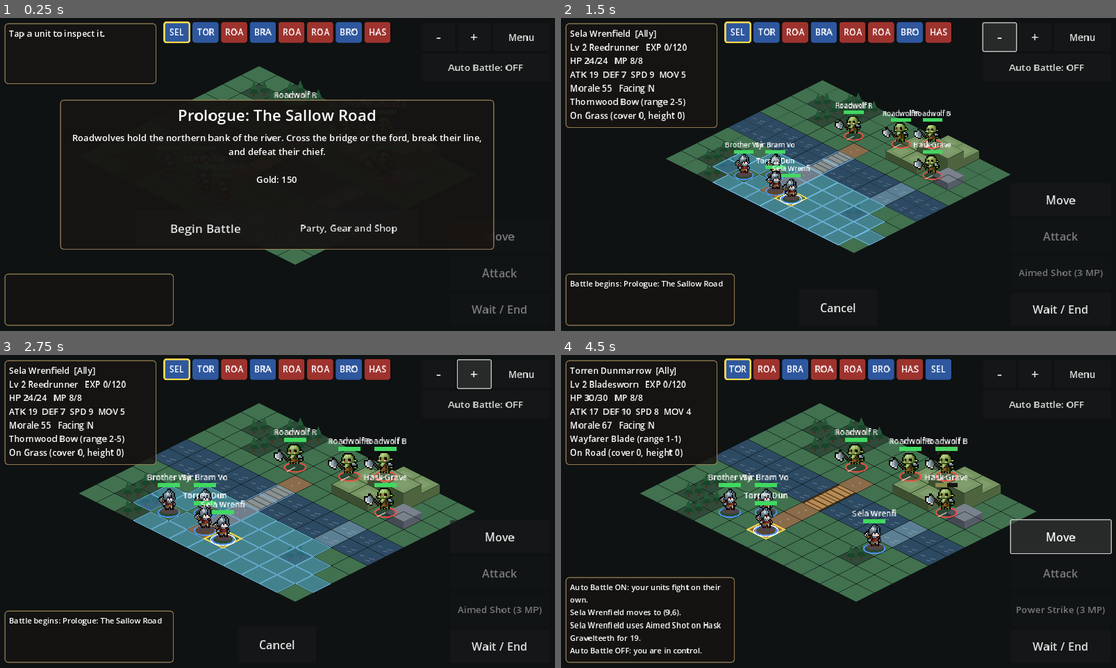
Above: before the commit, frames 1-4 (two rows, left to right).
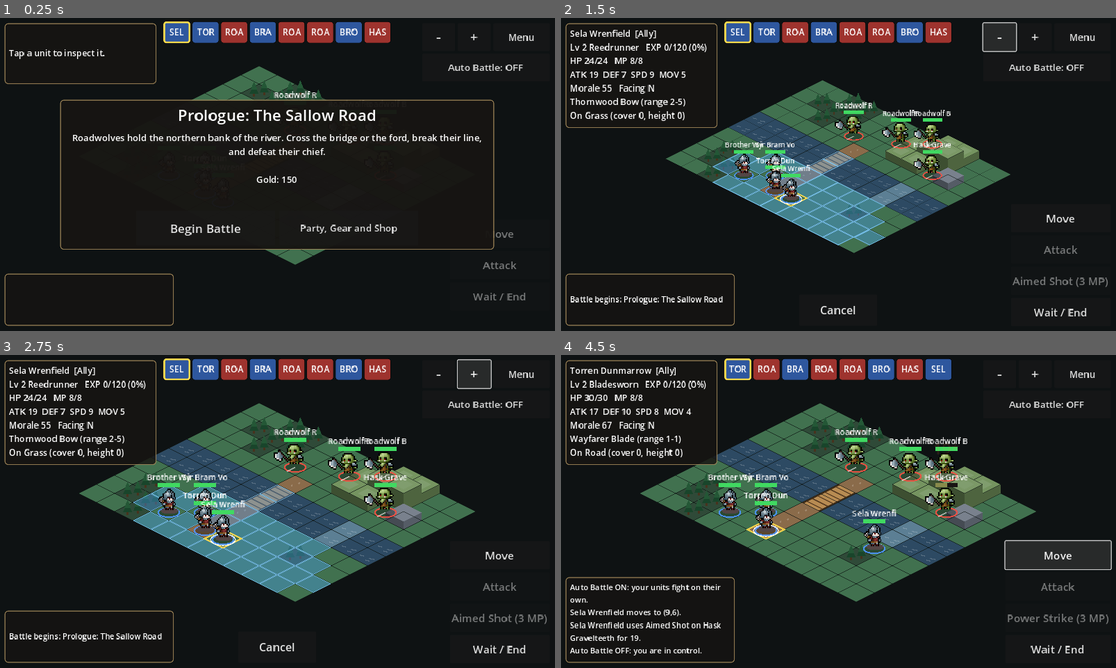
Above: after the commit, the same moments.

Repository: ninjun42215-gif/KindleWake
Game: Godot game, scene res://Main.tscn
The game is run twice, just before and just after one commit, with the same random seed, the same clock (stepped at 60 frames per second) and the same inputs. This scene is started directly instead of the project's main scene.
Inputs:
- Up to frame 1 (0.25 s): no input
- Up to frame 2 (1.5 s): click "Begin Battle" at 0.5 s; click "-" at 1.25 s
- Up to frame 3 (2.75 s): click "+" at 2 s
- Up to frame 4 (4.5 s): click "Auto Battle: OFF" at 2.75 s; click "Auto Battle: ON" at 3.5 s; click "Move" at 4.25 s

The runs differ from the first frame. In frame 1, 0.7% of the frame differs, in the area x 1-95%, y 3-95%; in frame 2, 1.5%; in frame 3, 1.5%; in frame 4, 2.4%, in the area x 22-100%, y 8-96%.

Commit message:
Redesign battle HUD and remove grind/story mode buttons

Diff:
--- a/Kindlewake/scripts/ui/battle_scene.gd
+++ b/Kindlewake/scripts/ui/battle_scene.gd
@@ -67,6 +67,8 @@
 var result_panel: PanelContainer
 var result_title: Label
 var result_text: Label
+var result_scroll: ScrollContainer
+var prep_scroll: ScrollContainer
 var prep_panel: PanelContainer          # shown before every battle: briefing, Party / Gear / Shop, Begin
 var prep_title: Label
 var prep_text: Label
@@ -422,18 +424,8 @@
     _set_zoom(camera.zoom.x / 1.15)
 
 
-func _on_skirmish_pressed() -> void:
-    battle_def = GameState.skirmish_def()
-    _start_battle()
-
-
 func _on_world_pressed() -> void:
     get_tree().change_scene_to_file("res://World.tscn")
-
-
-func _on_story_pressed() -> void:
-    battle_def = GameData.battle_def(BATTLE_ID)
-    _start_battle()
 
 
 func _on_restart_pressed() -> void:
@@ -1036,6 +1028,36 @@
     hud_root.offset_right = -r
     hud_root.offset_bottom = -b
 
+    # Reflow key HUD elements for narrow phones without shrinking the game world.
+    var vw: float = get_viewport().get_visible_rect().size.x
+    var vh: float = get_viewport().get_visible_rect().size.y
+    var compact: bool = vw < 900.0
+    if info_label != null:
+        info_label.custom_minimum_size = Vector2(clampf(vw * 0.27, 190.0, 330.0), 0.0)
+        info_label.add_theme_font_size_override("font_size", 16 if compact else 20)
+    if log_label != null:
+        log_label.custom_minimum_size = Vector2(clampf(vw * 0.25, 170.0, 370.0), 0.0)
+        log_label.add_theme_font_size_override("font_size", 14 if compact else 18)
+    if preview_label != null:
+        preview_label.custom_minimum_size = Vector2(clampf(vw * 0.48, 250.0, 440.0), 0.0)
+        preview_label.add_theme_font_size_override("font_size", 16 if compact else 20)
+    var action_width: float = clampf(vw * 0.19, 138.0, 230.0)
+    var action_height: float = clampf(vh * 0.09, 54.0, 76.0)
+    for action in [btn_move, btn_attack, btn_skill, btn_wait]:
+        if action != null:
+            action.custom_minimum_size = Vector2(action_width, action_height)
+            action.add_theme_font_size_override("font_size", 18 if compact else 25)
+    if btn_confirm != null:
+        btn_confirm.custom_minimum_size = Vector2(clampf(vw * 0.22, 150.0, 250.0), clampf(vh * 0.10, 58.0, 84.0))
+    if btn_cancel != null:
+        btn_cancel.custom_minimum_size = Vector2(clampf(vw * 0.16, 120.0, 180.0), clampf(vh * 0.10, 58.0, 84.0))
+    if result_scroll != null:
+        result_scroll.custom_minimum_size = Vector2(clampf(vw * 0.78, 280.0, 660.0), clampf(vh * 0.28, 130.0, 190.0))
+        result_text.custom_minimum_size = Vector2(clampf(vw * 0.76, 260.0, 640.0), 0.0)
+    if prep_scroll != null:
+        prep_scroll.custom_minimum_size = Vector2(clampf(vw * 0.78, 280.0, 660.0), clampf(vh * 0.25, 120.0, 170.0))
+        prep_text.custom_minimum_size = Vector2(clampf(vw * 0.76, 260.0, 640.0), 0.0)
+
 
 func _build_ui() -> void:
     var layer := CanvasLayer.new()
@@ -1150,27 +1172,24 @@
     result_title = Label.new()
     result_title.horizontal_alignment = HORIZONTAL_ALIGNMENT_CENTER
     result_title.add_theme_font_size_override("font_size", 44)
-    var rscroll := ScrollContainer.new()
-    rscroll.custom_minimum_size = Vector2(660, 190)
-    rscroll.horizontal_scroll_mode = ScrollContainer.SCROLL_MODE_DISABLED
+    result_scroll = ScrollContainer.new()
+    result_scroll.custom_minimum_size = Vector2(660, 190)
+    result_scroll.horizontal_scroll_mode = ScrollContainer.SCROLL_MODE_DISABLED
     result_text = Label.new()
     result_text.horizontal_alignment = HORIZONTAL_ALIGNMENT_CENTER
     result_text.autowrap_mode = TextServer.AUTOWRAP_WORD_SMART
     result_text.custom_minimum_size = Vector2(640, 0)
     result_text.size_flags_horizontal = Control.SIZE_EXPAND_FILL
     result_text.add_theme_font_size_override("font_size", 21)
-    rscroll.add_child(result_text)
+    result_scroll.add_child(result_text)
     var rgrid := GridContainer.new()
     rgrid.columns = 2
     rgrid.add_theme_constant_override("h_separation", 10)
     rgrid.add_theme_constant_override("v_separation", 10)
-    rgrid.add_child(_make_button("Party, Gear and Shop", _on_party_pressed, Vector2(320, 72), 22))
-    rgrid.add_child(_make_button("Skirmish (grind)", _on_skirmish_pressed, Vector2(320, 72), 22))
-    rgrid.add_child(_make_button("Story Battle", _on_story_pressed, Vector2(320, 72), 22))
-    rgrid.add_child(_make_button("Restart Battle", _on_restart_pressed, Vector2(320, 72), 22))
-    rgrid.add_child(_make_button("Back to the World", _on_world_pressed, Vector2(320, 72), 22))
+    rgrid.add_child(_make_button("Company • Gear • Sigils", _on_party_pressed, Vector2(320, 72), 22))
+    rgrid.add_child(_make_button("Continue Journey", _on_world_pressed, Vector2(320, 72), 22))
     rbox.add_child(result_title)
-    rbox.add_child(rscroll)
+    rbox.add_child(result_scroll)
     rbox.add_child(rgrid)
     result_panel.add_child(rbox)
     root.add_child(result_panel)
@@ -1189,16 +1208,16 @@
     prep_title.autowrap_mode = TextServer.AUTOWRAP_WORD_SMART
     prep_title.custom_minimum_size = Vector2(640, 0)
     prep_title.add_theme_font_size_override("font_size", 36)
-    var pscroll := ScrollContainer.new()
-    pscroll.custom_minimum_size = Vector2(660, 170)
-    pscroll.horizontal_scroll_mode = ScrollContainer.SCROLL_MODE_DISABLED
+    prep_scroll = ScrollContainer.new()
+    prep_scroll.custom_minimum_size = Vector2(660, 170)
+    prep_scroll.horizontal_scroll_mode = ScrollContainer.SCROLL_MODE_DISABLED
     prep_text = Label.new()
     prep_text.horizontal_alignment = HORIZONTAL_ALIGNMENT_CENTER
     prep_text.autowrap_mode = TextServer.AUTOWRAP_WORD_SMART
     prep_text.custom_minimum_size = Vector2(640, 0)
     prep_text.size_flags_horizontal = Control.SIZE_EXPAND_FILL
     prep_text.add_theme_font_size_override("font_size", 21)
-    pscroll.add_child(prep_text)
+    prep_scroll.add_child(prep_text)
     var prow := HBoxContainer.new()
     prow.alignment = BoxContainer.ALIGNMENT_CENTER
     prow.add_theme_constant_override("separation", 10)
@@ -1207,7 +1226,7 @@
     btn_flee = _make_button("Back to the World", _on_world_pressed, Vector2(320, 80), 22)
     prow.add_child(btn_flee)
     pbox.add_child(prep_title)
-    pbox.add_child(pscroll)
+    pbox.add_child(prep_scroll)
     pbox.add_child(prow)
     prep_panel.add_child(pbox)
     root.add_child(prep_panel)
@@ -1319,7 +1338,12 @@
     if u.team == "player":
         var sh: CharacterSheet = GameState.party.sheet(u.character_id)
         if sh != null:
-            lv_line += "   EXP %d/%d" % [sh.xp, sh.exp_to_next()]
+            if sh.level >= CharacterSheet.MAX_LEVEL:
+                lv_line += "   MAX LEVEL"
+            else:
+                var need: int = sh.exp_to_next()
+                var pct: int = roundi(float(sh.xp) * 100.0 / float(maxi(1, need)))
+                lv_line += "   EXP %d/%d (%d%%)" % [sh.xp, need, pct]
     lines.append(lv_line)
     lines.append("HP %d/%d   MP %d/%d" % [u.hp, u.max_hp(), u.mp, u.stat("mp")])
     lines.append("ATK %d  DEF %d  SPD %d  MOV %d" % [roundi(CombatCalc.attack_power(u, w)), roundi(CombatCalc.defense(u, "physical")), u.stat("spd"), u.move])
